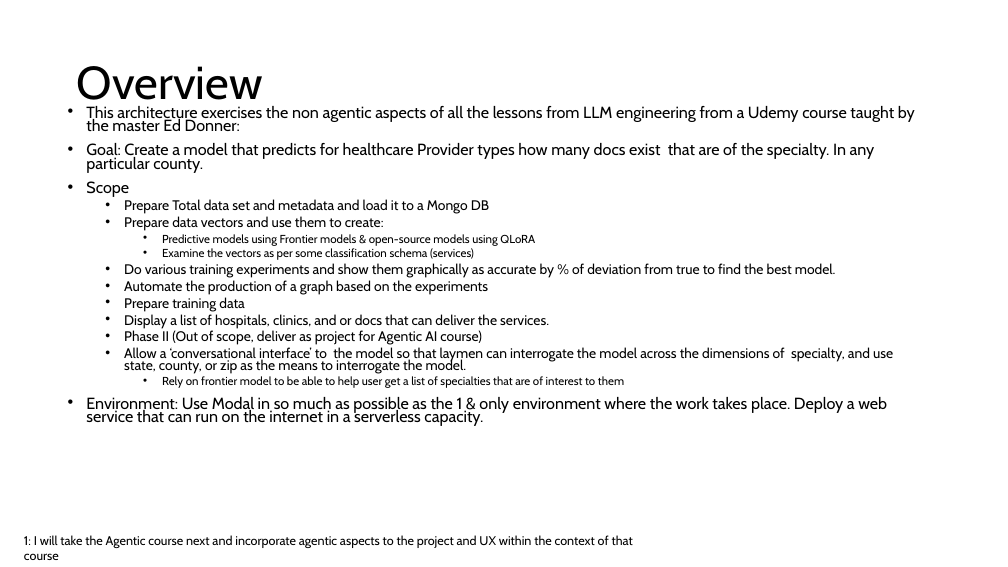
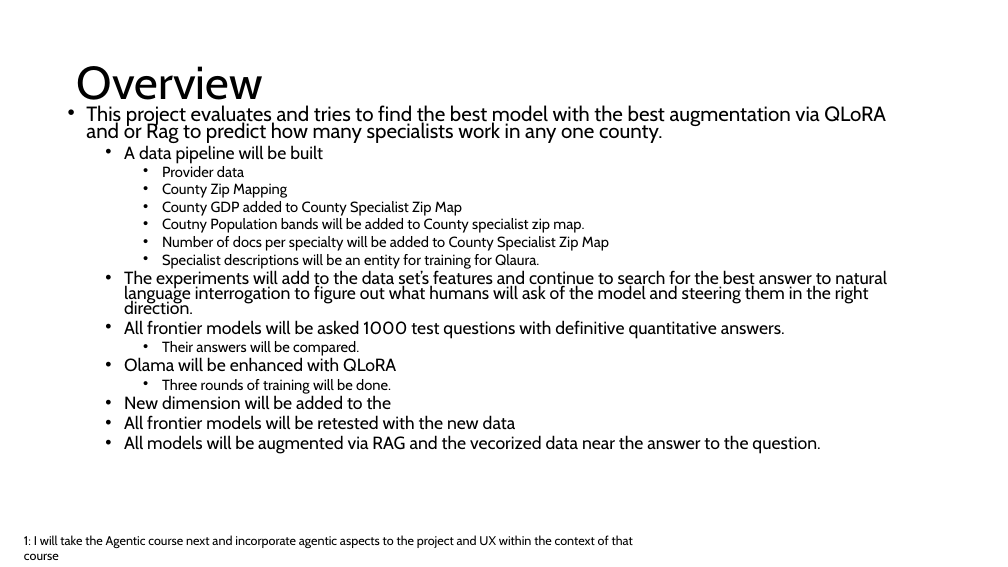
Before and after one commit to SkipSnow/FindCare, a slide deck: slide 2 of Documentation/ProjectArchitecture.pptx. Drawn at 1008x567 pixels with LibreOffice and Linux fonts; fonts in the diff are those of the drawing. Boxes give left, top, right and bottom in pixels: in the first picture for what was removed or moved away, otherwise in the second. Text is boxed around its words. In the diff, an @@ line names an element or a change of style, - is before the commit and + after.

Commit message:
AddTemplateForGraphUpdateDocumentatoin

```diff
--- a/Documentation/ProjectArchitecture.pptx
+++ b/Documentation/ProjectArchitecture.pptx
@@ text at bbox=[86, 105, 887, 454]: text changed; size 13.2 to 16.8 pt @@
-• This architecture exercises the non agentic aspects of all the lessons from LLM engineering from a Udemy course taught by the master Ed Donner:
-• Goal: Create a model that predicts for healthcare Provider types how many docs exist that are of the specialty. In any particular county.
-• Scope
-  • Prepare Total data set and metadata and load it to a Mongo DB
-  • Prepare data vectors and use them to create:
-    • Predictive models using Frontier models & open-source models using QLoRA
-    • Examine the vectors as per some classification schema (services)
-  • Do various training experiments and show them graphically as accurate by % of deviation from true to find the best model.
-  • Automate the production of a graph based on the experiments
-  • Prepare training data
-  • Display a list of hospitals, clinics, and or docs that can deliver the services.
-  • Phase II (Out of scope, deliver as project for Agentic AI course)
-  • Allow a ‘conversational interface’ to the model so that laymen can interrogate the model across the dimensions of specialty, and use state, county, or zip as the means to interrogate the model.
-    • Rely on frontier model to be able to help user get a list of specialties that are of interest to them
-• Environment: Use Modal in so much as possible as the 1 & only environment where the work takes place. Deploy a web service that can run on the internet in a serverless capacity.
+• This project evaluates and tries to find the best model with the best augmentation via QLoRA and or Rag to predict how many specialists work in any one county.
+  • A data pipeline will be built
+    • Provider data
+    • County Zip Mapping
+    • County GDP added to County Specialist Zip Map
+    • Coutny Population bands will be added to County specialist zip map.
+    • Number of docs per specialty will be added to County Specialist Zip Map
+    • Specialist descriptions will be an entity for training for Qlaura.
+  • The experiments will add to the data set’s features and continue to search for the best answer to natural language interrogation to figure out what humans will ask of the model and steering them in the right direction.
+  • All frontier models will be asked 1000 test questions with definitive quantitative answers.
+    • Their answers will be compared.
+  • Olama will be enhanced with QLoRA
+    • Three rounds of training will be done.
+  • New dimension will be added to the
+  • All frontier models will be retested with the new data
+  • All models will be augmented via RAG and the vecorized data near the answer to the question.
```
Also in this commit, not shown: 5 other files.
